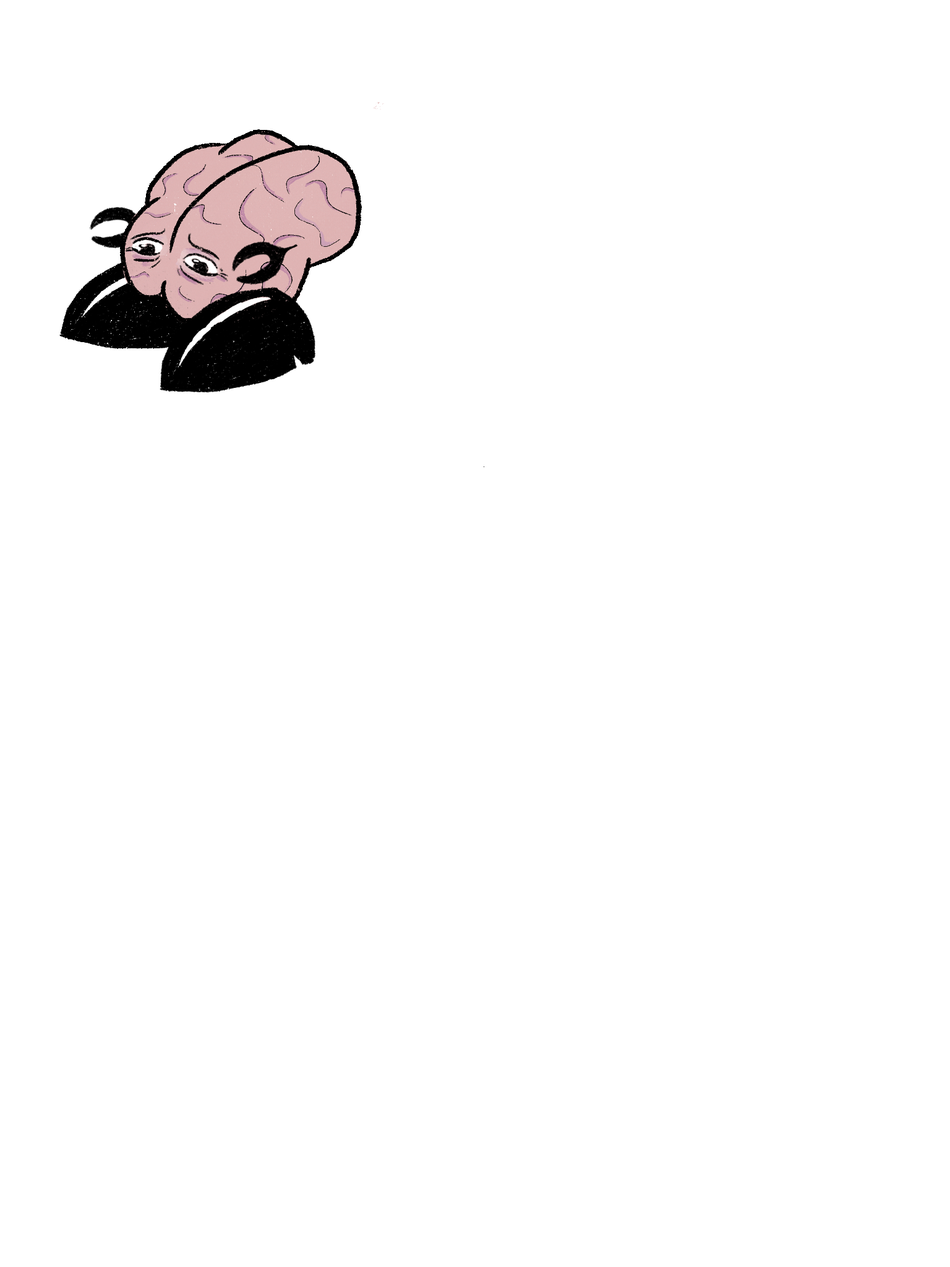
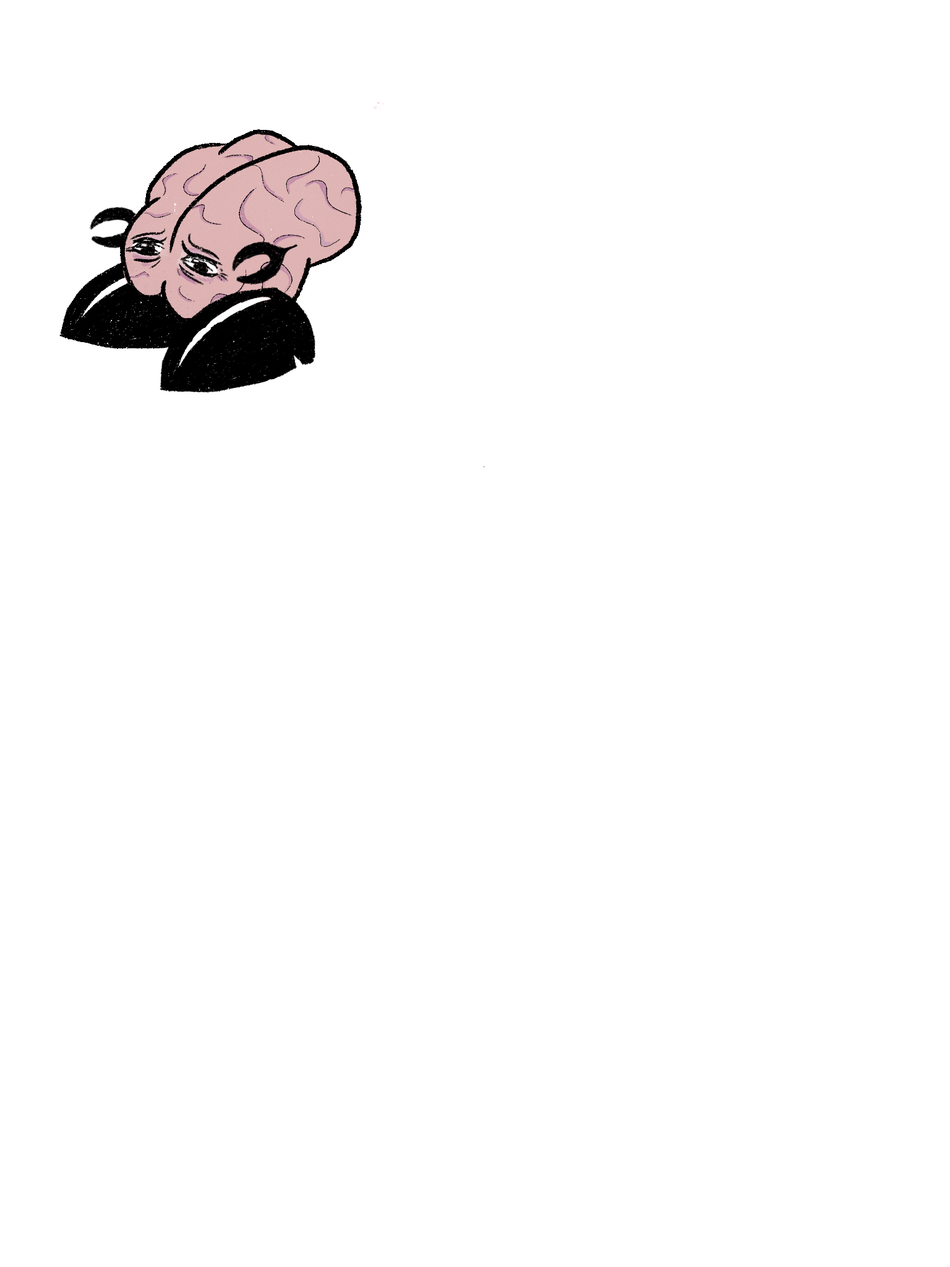
The second 950x1267 image is a revision of the first. Changes to its layers:
showed "Layer 7" over [128, 236, 226, 281]
